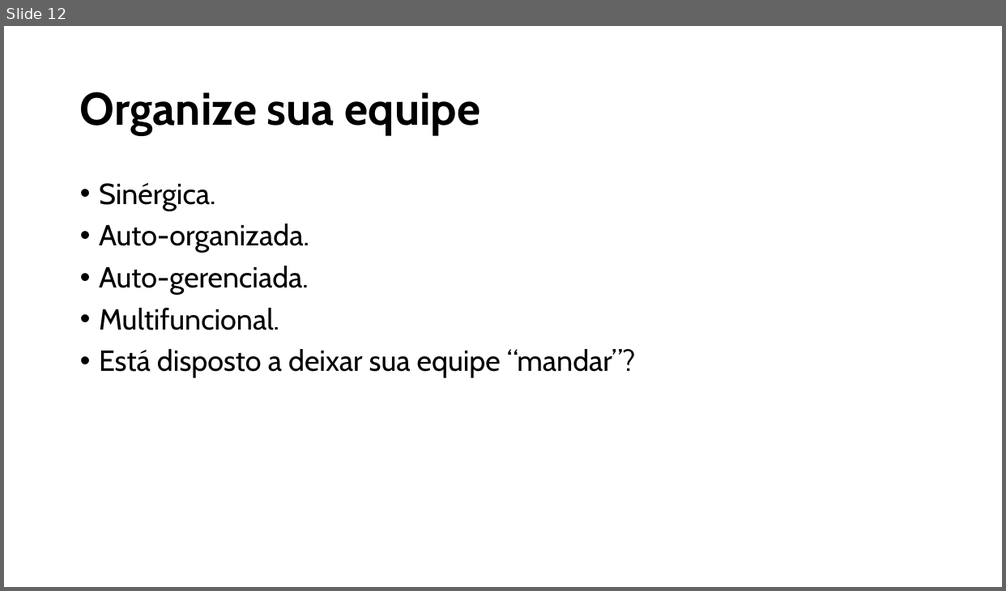
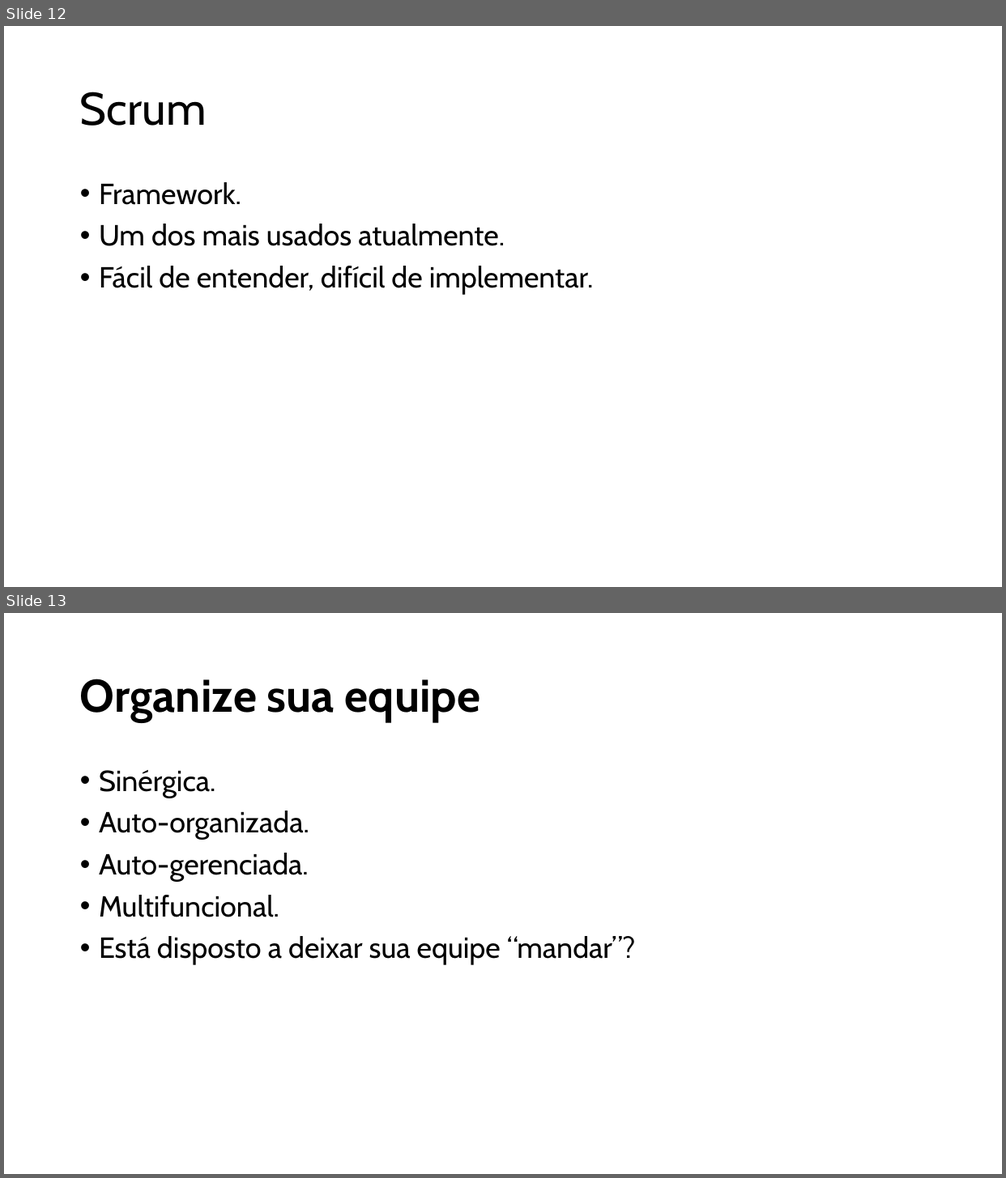
Before and after one commit to dmm813/lecturees, a slide deck: doxchaoscrum/doxhgaoscrum.pptx. Shown one above the other, each under a label of ours: slide 12 before the commit, slides 12 and 13 after it. The pictures are 1006x591 and 1006x1178 pixels, drawn with LibreOffice and Linux fonts; fonts in the diff are those of the drawing; background and template pictures are left out. Boxes give left, top, right and bottom in pixels: in the first picture for what was removed or moved away, otherwise in the second. Text is boxed around its words. In the diff, an @@ line names an element or a change of style, - is before the commit and + after.

```diff
--- a/doxchaoscrum/doxhgaoscrum.pptx
+++ b/doxchaoscrum/doxhgaoscrum.pptx
@@ slide 12 added at [4, 26, 1002, 587], background picture (left out) @@
@@ title added at [80, 92, 206, 126], 44 pt, text #000000 @@
+Scrum
@@ text added at [99, 182, 594, 295], 28 pt, text #000000 @@
+• Framework.
+• Um dos mais usados atualmente.
+• Fácil de entender, difícil de implementar.
@@ what was slide 12 is now slide 13 @@
```
Also in this commit, not shown: 7 slides changed, 1 other slide added, 1 slide removed, 1 other file.
